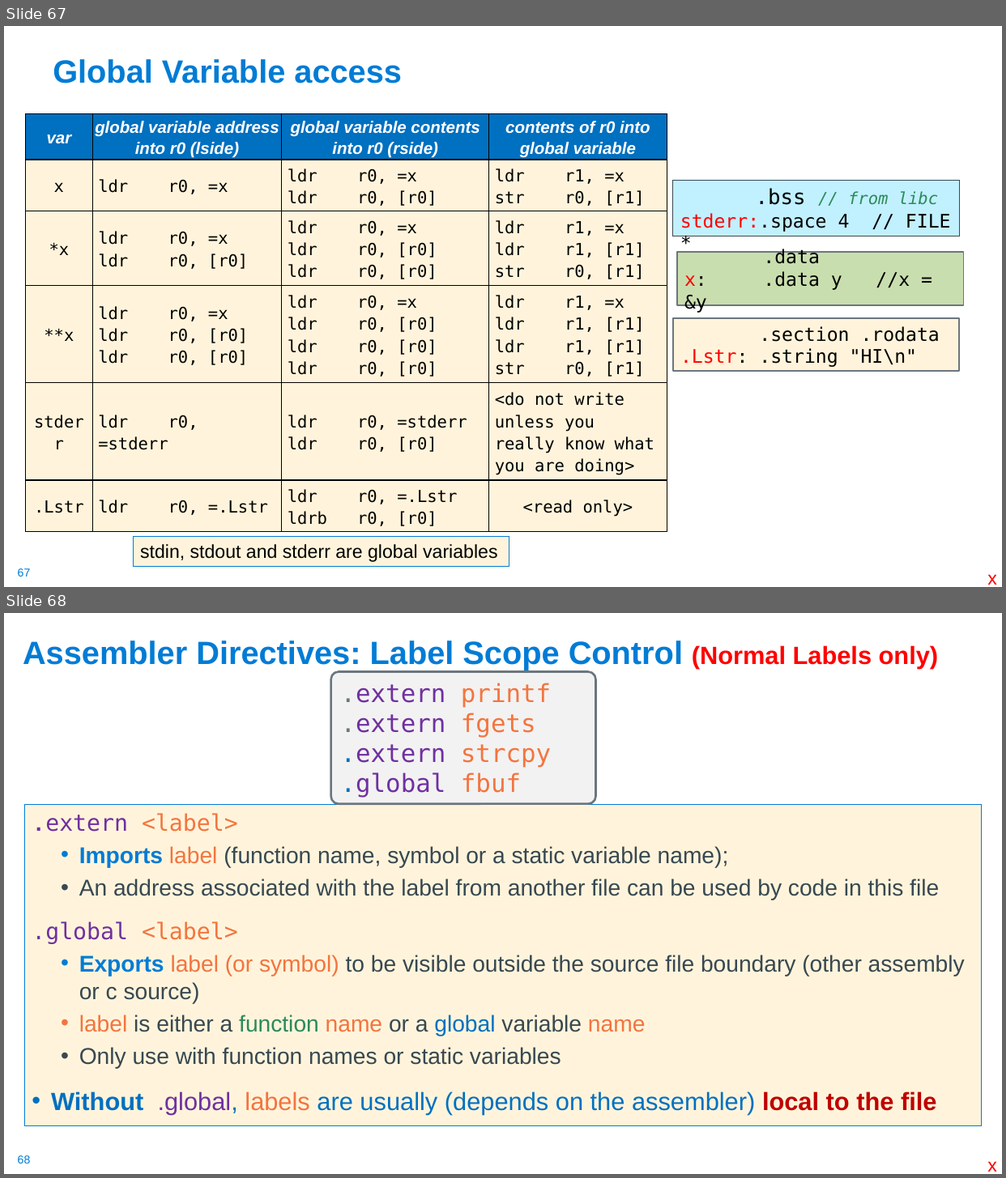
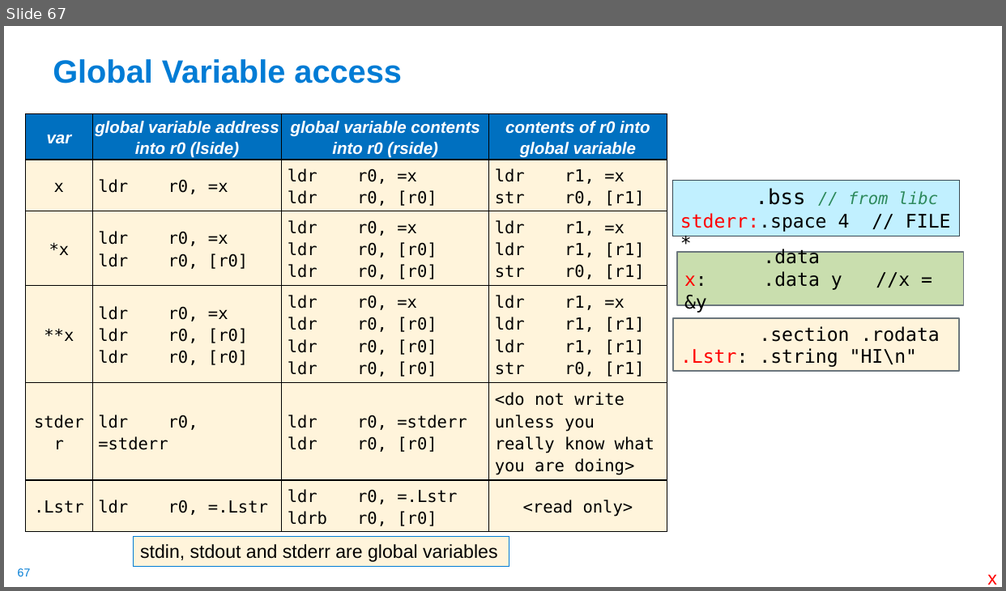
Before and after one commit to cse30-sp24/Muller-Slides, a slide deck: Lecture-16.pptx. Shown one above the other, each under a label of ours: slides 67 and 68 before the commit, slide 67 after it. The pictures are 1006x1178 and 1006x591 pixels, drawn with LibreOffice and Linux fonts; fonts in the diff are those of the drawing. Boxes give left, top, right and bottom in pixels: in the first picture for what was removed or moved away, otherwise in the second. Text is boxed around its words. In the diff, an @@ line names an element or a change of style, - is before the commit and + after.

```diff
--- a/Lecture-16.pptx
+++ b/Lecture-16.pptx
@@ slide 68 removed at [4,613,1002,1174], background #FFFFFF; not listed: 1 template element that a slide beside it also shows @@
@@ title removed at [23,641,939,670] @@
-Assembler Directives: Label Scope Control (Normal Labels only)
@@ rounded rectangle removed at [331,671,596,804] @@
-.extern printf
-.extern fgets
-.extern strcpy
-.global fbuf
@@ text removed at [24,805,982,1127] @@
-.extern <label>
-  • Imports label (function name, symbol or a static variable name);
-  • An address associated with the label from another file can be used by code in this file
-.global <label>
-  • Exports label (or symbol) to be visible outside the source file boundary (other assembly or c source)
-  • label is either a function name or a global variable name
-  • Only use with function names or static variables
-• Without .global, labels are usually (depends on the assembler) local to the file
@@ text removed at [987,1161,997,1172] @@
-x
```
Also in this commit, not shown: 1 slide changed, 24 other slides removed, 1 other file.
